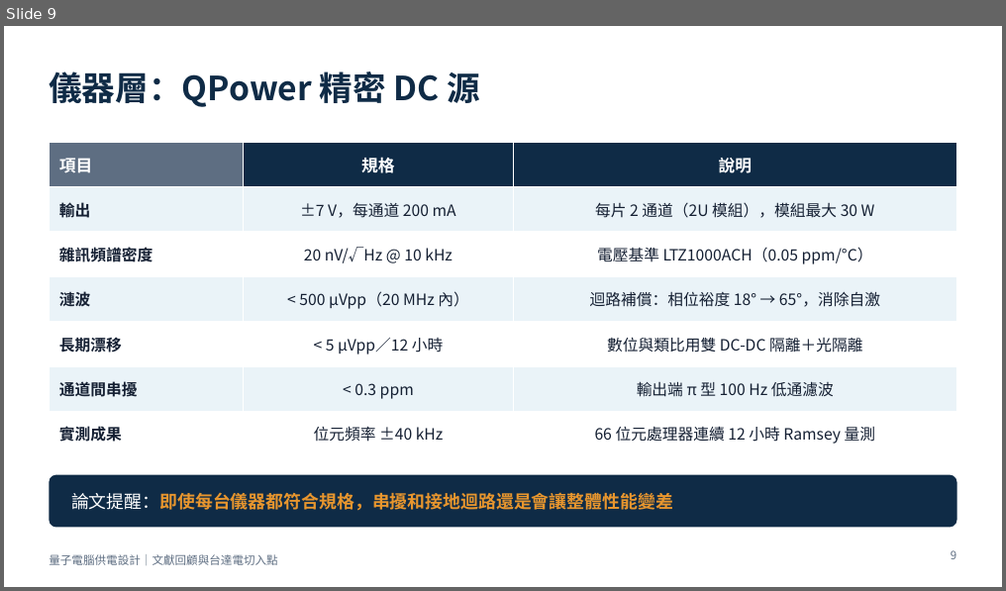
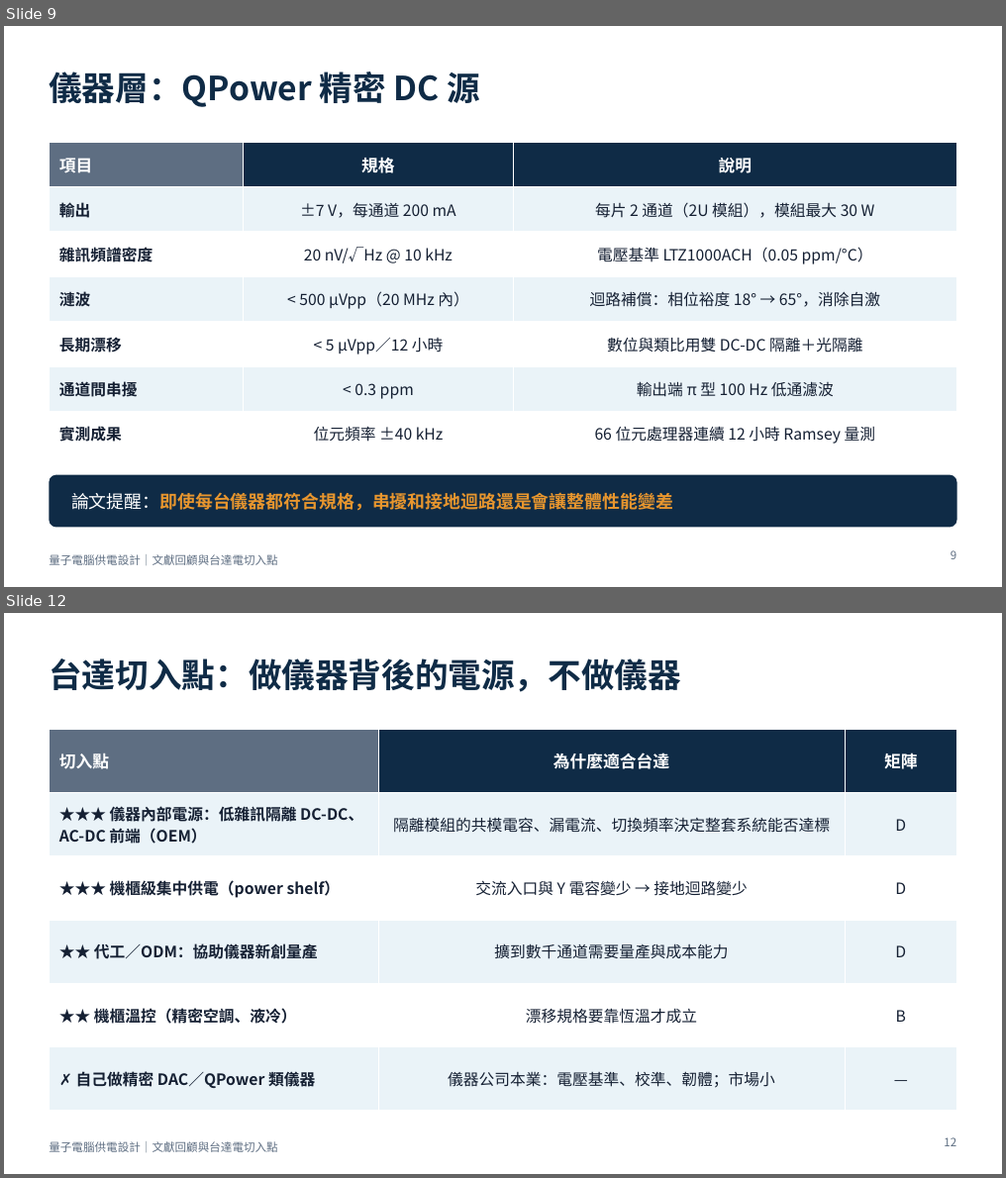
Before and after one commit to pcpcchen-coder/QuantumComputing, a slide deck: slides/output/qc-power-supply-delta.pptx. Shown one above the other, each under a label of ours: slide 9 before the commit, slides 9 and 12 after it; the slides between them are not shown. The pictures are 1006x591 and 1006x1178 pixels, drawn with LibreOffice and Linux fonts; fonts in the diff are those of the drawing. Boxes give left, top, right and bottom in pixels: in the first picture for what was removed or moved away, otherwise in the second. Text is boxed around its words. In the diff, an @@ line names an element or a change of style, - is before the commit and + after.

```diff
--- a/slides/output/qc-power-supply-delta.pptx
+++ b/slides/output/qc-power-supply-delta.pptx
@@ slide 12 added at (4, 613, 1002, 1174), background #FFFFFF; not listed: 1 template element that a slide beside it also shows @@
@@ title added at (49, 659, 681, 692), 32 pt, text #0F2B46, bold @@
+台達切入點：做儀器背後的電源，不做儀器
@@ table added at (49, 729, 957, 1094), 6 rows, 3 columns @@
+切入點 | 為什麼適合台達 | 矩陣
+★★★ 儀器內部電源：低雜訊隔離 DC-DC、AC-DC 前端（OEM） | 隔離模組的共模電容、漏電流、切換頻率決定整套系統能否達標 | D
+★★★ 機櫃級集中供電（power shelf） | 交流入口與 Y 電容變少 → 接地迴路變少 | D
+★★ 代工／ODM：協助儀器新創量產 | 擴到數千通道需要量產與成本能力 | D
+★★ 機櫃溫控（精密空調、液冷） | 漂移規格要靠恆溫才成立 | B
+✗ 自己做精密 DAC／QPower 類儀器 | 儀器公司本業：電壓基準、校準、韌體；市場小 | —
@@ page number added at (944, 1138, 956, 1147), 11 pt, text #5E6E82 @@
+12
```
Also in this commit, not shown: 3 slides changed, 7 other slides added, 5 other files.
